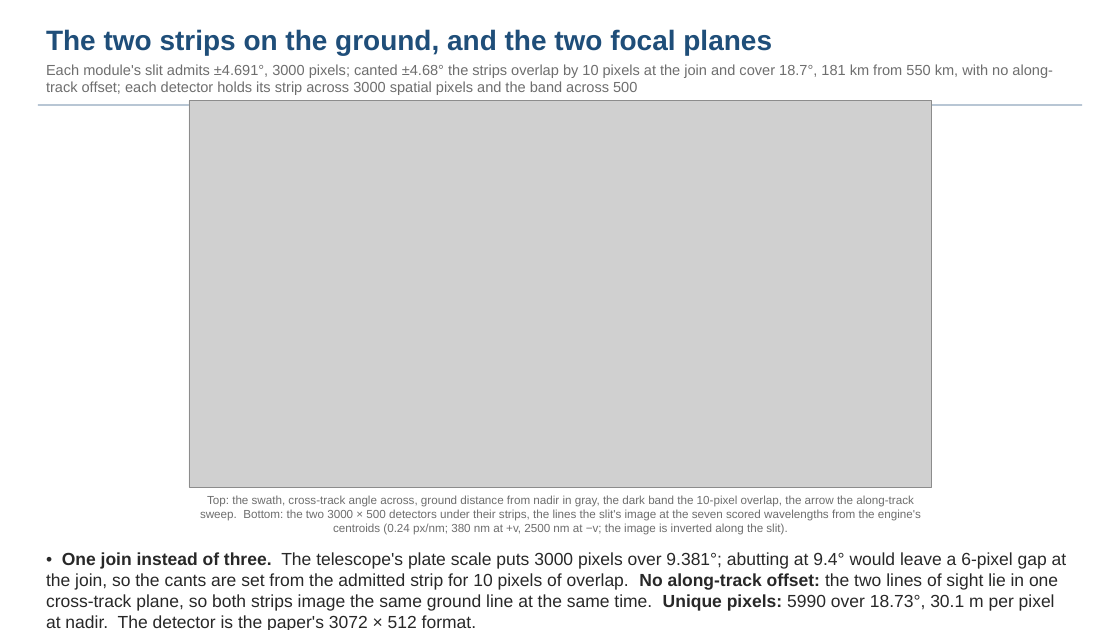
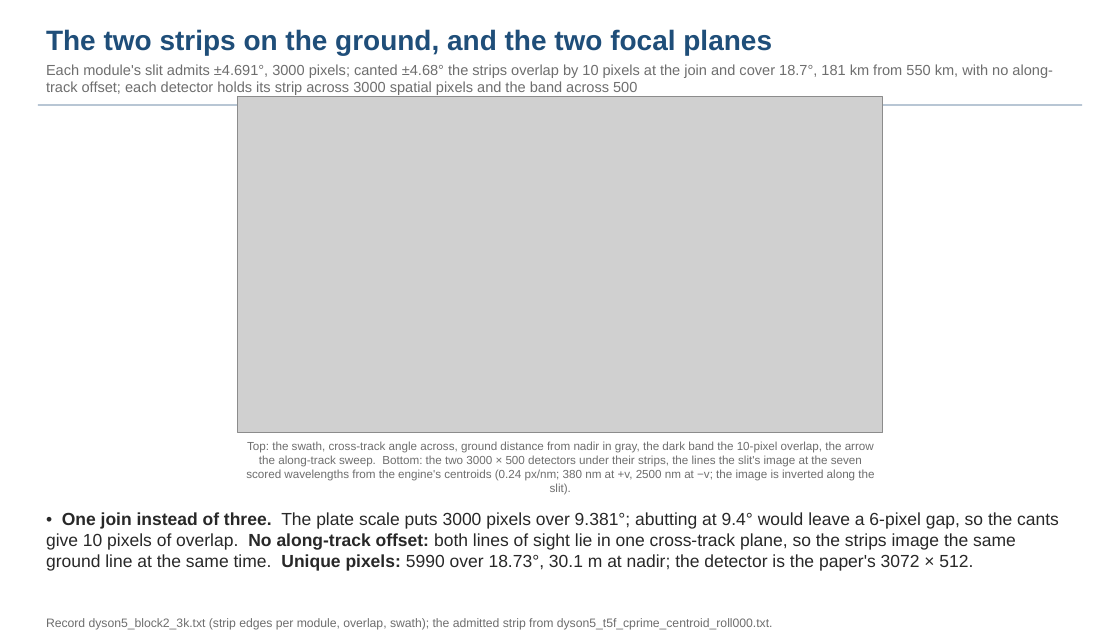
Before and after one commit to nasa-jpl/macos, a slide deck: slide 7 of demo_session/deck_dyson_3k.pptx (slide 6 before the commit). Drawn at 1120x630 pixels with LibreOffice and Linux fonts; fonts in the diff are those of the drawing; grey boxes stand for pictures. Boxes give left, top, right and bottom in pixels: in the first picture for what was removed or moved away, otherwise in the second. Text is boxed around its words. In the diff, an @@ line names an element or a change of style, - is before the commit and + after.

```diff
--- a/demo_session/deck_dyson_3k.pptx
+++ b/demo_session/deck_dyson_3k.pptx
@@ picture resized from (x1=189, y1=101, x2=932, y2=487) to (x1=238, y1=97, x2=883, y2=433) @@
@@ text "Top: the swath, cross-track angle ..." rewrapped from (x1=200, y1=495, x2=921, y2=535) to (x1=246, y1=441, x2=874, y2=495) @@
@@ text at (x1=46, y1=512, x2=1059, y2=571): text changed @@
-• One join instead of three. The telescope's plate scale puts 3000 pixels over 9.381°; abutting at 9.4° would leave a 6-pixel gap at the join, so the cants are set from the admitted strip for 10 pixels of overlap. No along-track offset: the two lines of sight lie in one cross-track plane, so both strips image the same ground line at the same time. Unique pixels: 5990 over 18.73°, 30.1 m per pixel at nadir. The detector is the paper's 3072 × 512 format.
+• One join instead of three. The plate scale puts 3000 pixels over 9.381°; abutting at 9.4° would leave a 6-pixel gap, so the cants give 10 pixels of overlap. No along-track offset: both lines of sight lie in one cross-track plane, so the strips image the same ground line at the same time. Unique pixels: 5990 over 18.73°, 30.1 m at nadir; the detector is the paper's 3072 × 512.
@@ text added at (x1=46, y1=618, x2=773, y2=630), 10.5 pt, text #6E6E6E @@
+Record dyson5_block2_3k.txt (strip edges per module, overlap, swath); the admitted strip from dyson5_t5f_cprime_centroid_roll000.txt.
```
Also in this commit, not shown: 12 other slides changed, 2 slides added, 2 other files.
